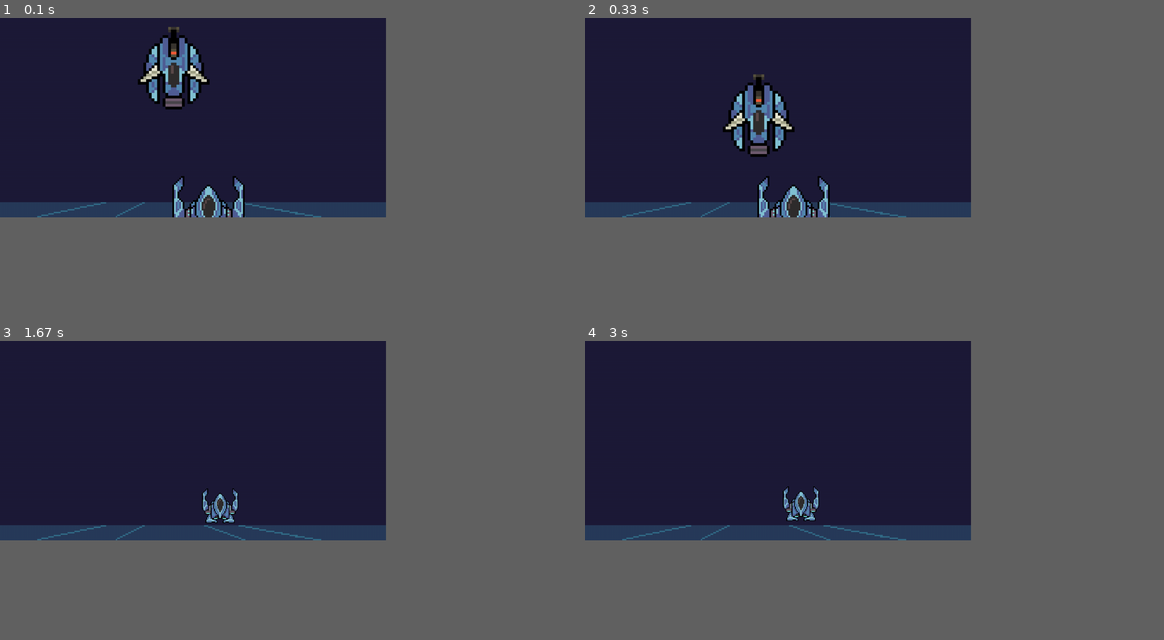
Above: before the commit, frames 1-4 (two rows, left to right).
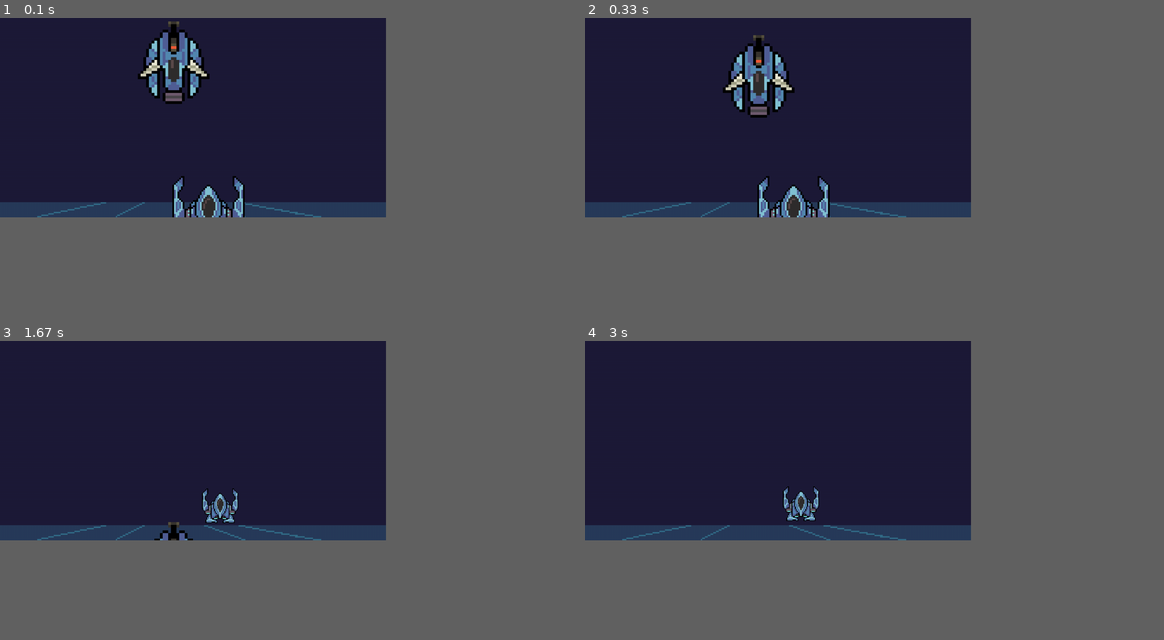
Above: after the commit, the same moments.

Repository: RafaBessa/Shadow_Light_bh_pygame
Game: pygame game, started from Game.py
Same seed, same stepped clock (60 frames per second), same inputs: the game is played once before the commit and once after it.
Inputs:
- Up to frame 1 (0.1 s): no input
- Up to frame 2 (0.33 s): no input
- Up to frame 3 (1.67 s): tap - at 0.33 s; tap = at 0.67 s; hold D 1-1.47 s; hold W from 1.5 s (still down)
- Up to frame 4 (3 s): release W at 1.8 s; hold D 1.83-2.3 s; hold A 2.33-2.87 s; hold S from 2.9 s (still down)

The runs differ from the first frame. In frame 1, 1.5% of the frame differs, in the area x 23-37%, y 1-31%; in frame 2, 3.1%, in the area x 23-37%, y 5-47%; in frame 3, 0.2%; in frame 4, nothing differs.

Commit message:
controlador de inimigos

Diff:
--- a/Game.py
+++ b/Game.py
@@ -1,11 +1,10 @@
 import os
 import pygame  # ver 1.9.6
 from time import time
-
 import Player
 import Droplet
 import Window
-
+from InimigosController import Inimigos
 # Default dimensions
 DEFAULT_WINDOW_SIZES = [(1120, 580), (1680, 870)]
 default_width, default_height = DEFAULT_WINDOW_SIZES[0]
@@ -20,6 +19,7 @@
                 "roundguy": 5}
 
 
+
 def collide(obj1, obj2):
     return obj1.mask.overlap(obj2.mask, (obj2.x - obj1.x, obj2.y - obj1.y)) is not None
 
@@ -32,14 +32,15 @@
     game_screen = Window.Window("Don't Rain On Me", DEFAULT_WINDOW_SIZES, BACKGROUND, SCALE_ASSETS, IMG_ASSETS)
     player = Player.Player("ship1", (500, 460), game_screen.shape, 2, IMG_ASSETS)
     player.draw(game_screen)
+    inimigos = Inimigos()
+    inimigos.criar("roundguy", (400, 0), game_screen.shape, 0.5, 1, IMG_ASSETS)
 
-    droplet = Droplet.Droplet("roundguy", (400, 0), game_screen.shape, 1, 7, IMG_ASSETS)
-    droplet.draw(game_screen)
+    #droplet.draw(game_screen)
 
     def redraw():
         game_screen.blit()
         player.draw(game_screen)
-        droplet.draw(game_screen)
+        inimigos.draw(game_screen)
         pygame.display.update()
 
     run = True
@@ -49,7 +50,7 @@
         dt = time() - t0
         t0 = time()
         # TODO: Delete this print after testing:
-        if collide(player, droplet):
+        if collide(player, inimigos.INIMIGOS[0]):
             print('boi is wet')
 
         # EVENTS
@@ -72,7 +73,7 @@
 
         # AFTER CHANGING THE SCREEN
         player.walk(key, game_screen, dt)
-        droplet.fall(dt)
+        inimigos.mover(dt)
 
     pygame.quit()
 
--- /dev/null
+++ b/InimigosController.py
@@ -0,0 +1,17 @@
+
+from Droplet import Droplet
+
+class Inimigos:
+
+    def __init__(self):
+        self.INIMIGOS = []
+    def criar(self,key, coordinates, dimensions, speed, acceleration, IMG_ASSETS):
+        self.INIMIGOS.append(Droplet(key, coordinates, dimensions, speed, acceleration, IMG_ASSETS))
+
+    def mover(self,dt):
+        for i in self.INIMIGOS:
+            i.fall(dt)
+
+    def draw(self,game_screen):
+        for i in self.INIMIGOS:
+            i.draw(game_screen)
